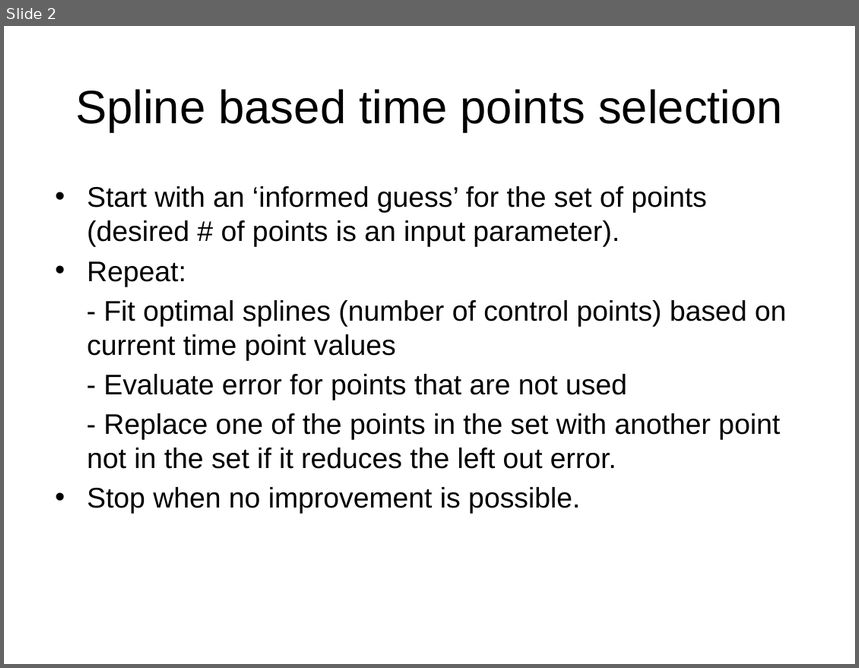
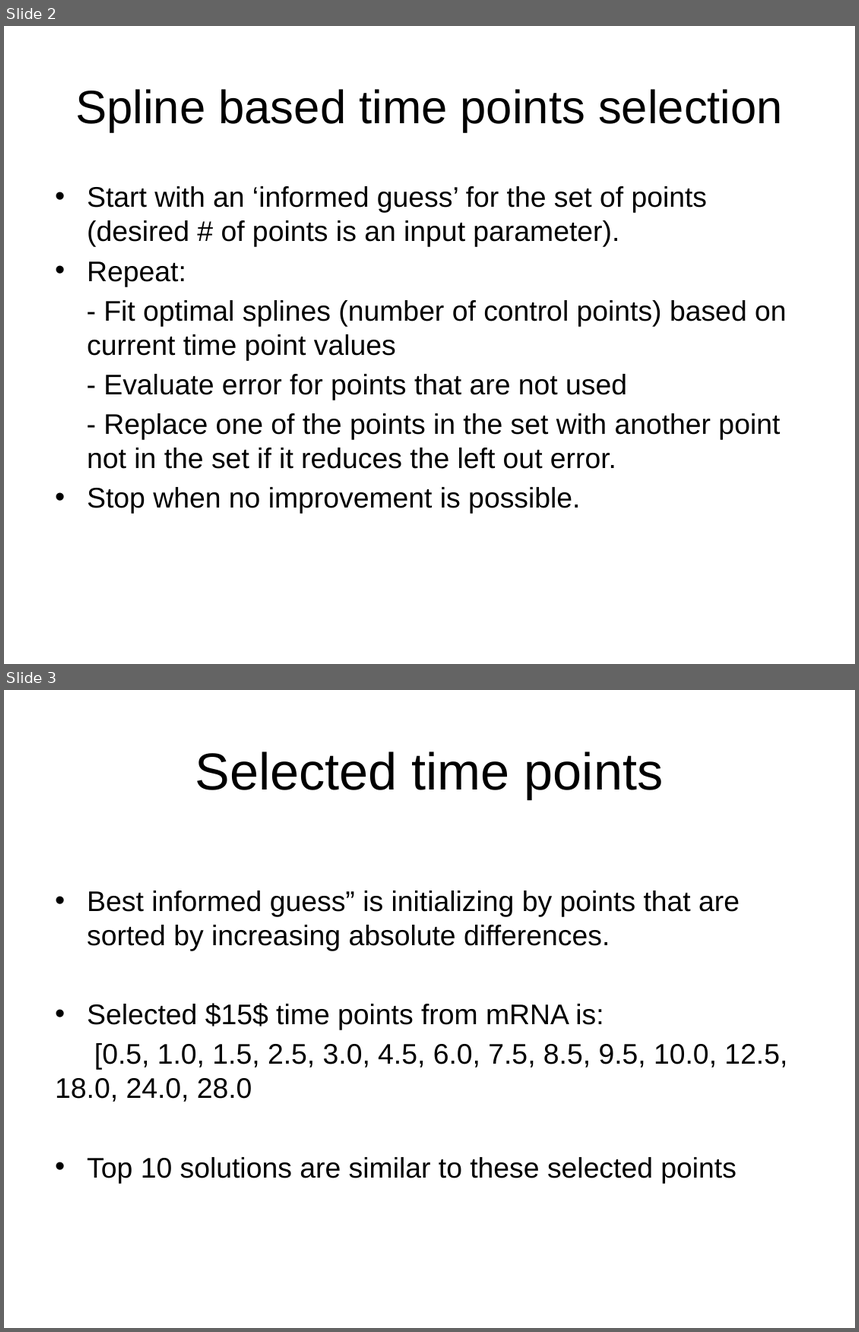
Before and after one commit to emresefer/geneexpress, a slide deck: presentation/NIH-07-15.pptx. Shown one above the other, each under a label of ours: slide 2 before the commit, slides 2 and 3 after it. The pictures are 859x668 and 859x1332 pixels, drawn with LibreOffice and Linux fonts; fonts in the diff are those of the drawing. Boxes give left, top, right and bottom in pixels: in the first picture for what was removed or moved away, otherwise in the second. Text is boxed around its words. In the diff, an @@ line names an element or a change of style, - is before the commit and + after.

```diff
--- a/presentation/NIH-07-15.pptx
+++ b/presentation/NIH-07-15.pptx
@@ slide 3 added at [4, 690, 855, 1328], background #FFFFFF @@
@@ title added at [196, 752, 664, 799], 44 pt, text #000000 @@
+Selected time points
@@ text added at [55, 891, 788, 1183], 24 pt, text #000000 @@
+• Best informed guess” is initializing by points that are sorted by increasing absolute differences.
+• Selected $15$ time points from mRNA is:
+[0.5, 1.0, 1.5, 2.5, 3.0, 4.5, 6.0, 7.5, 8.5, 9.5, 10.0, 12.5, 18.0, 24.0, 28.0
+• Top 10 solutions are similar to these selected points
```
Also in this commit, not shown: 9 other slides added, 1 slide removed, 4 other files.
